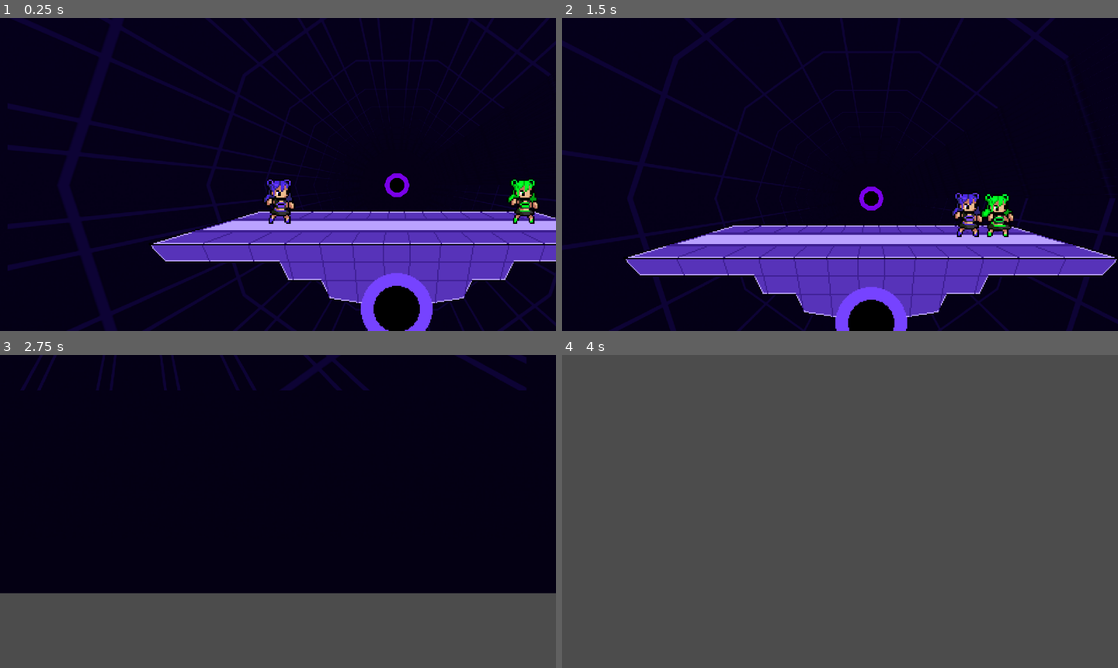
Above: before the commit, frames 1-4 (two rows, left to right).
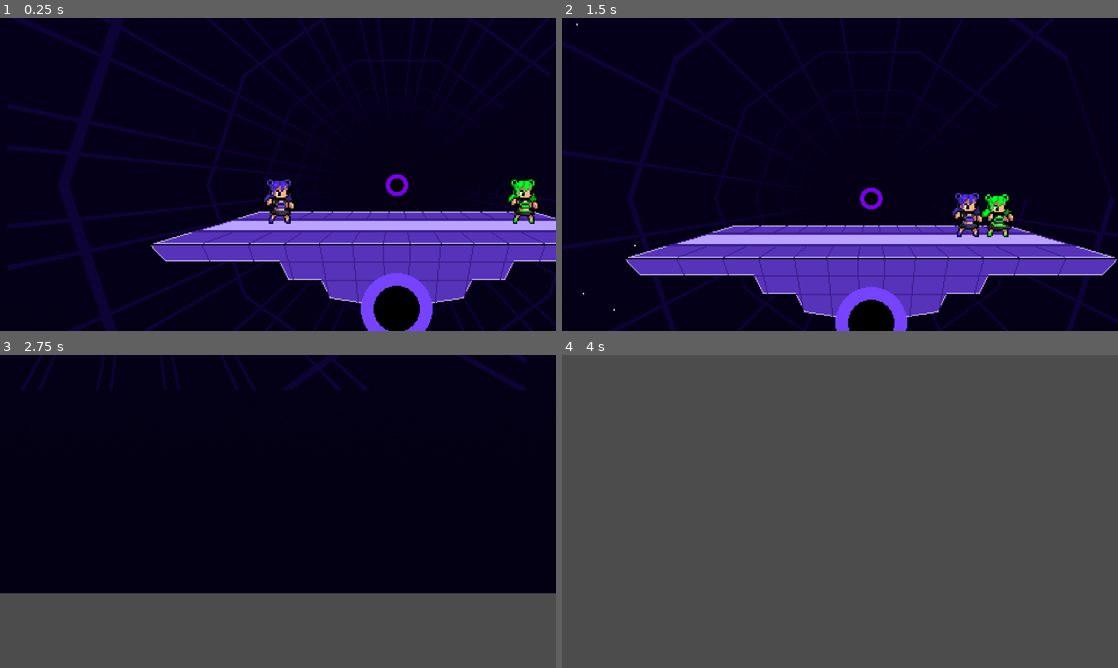
Above: after the commit, the same moments.

Repository: Logn35/SmashBox
Game: Godot game, scene res://Stages/Test Stage.tscn
Two runs of this game, one before a commit and one after it. Both use one fixed random seed, a clock stepped at 60 frames per second and the inputs below.
Inputs:
- Up to frame 1 (0.25 s): no input
- Up to frame 2 (1.5 s): hold D (moveRight) from 0.53 s (still down); tap Space (Jump) at 0.77 s
- Up to frame 3 (2.75 s): tap Space (Jump) at 1.52 s; release D (moveRight) at 2.03 s; hold A (moveLeft) from 2.03 s (still down)
- Up to frame 4 (4 s): release A (moveLeft) at 2.78 s; hold D (moveRight) from 2.78 s (still down); tap Space (Jump) at 3.02, 3.77 s; tap Enter at 3.5 s

The runs differ from the first frame. In frame 1, less than 0.1% of the frame differs, in the area x 69-74%, y 49-58%; in frame 2, less than 0.1%, in the area x 2-58%, y 1-94%; in frame 3, less than 0.1%; in frame 4, nothing differs.

Commit message:
Added stars to the background but turned them off cause it looks bad

Diff:
--- a/Stages/3d Test Background.tscn
+++ b/Stages/3d Test Background.tscn
@@ -96,17 +96,26 @@
 frame_28/texture = ExtResource( 23 )
 frame_28/delay_sec = 0.0
 
-[sub_resource type="SpatialMaterial" id=5]
+[sub_resource type="SpatialMaterial" id=3]
 flags_transparent = true
-albedo_texture = SubResource( 4 )
+albedo_texture = SubResource( 2 )
 uv1_scale = Vector3( 20, 100, 20 )
 
-[sub_resource type="SpatialMaterial" id=6]
+[sub_resource type="SpatialMaterial" id=4]
 vertex_color_is_srgb = true
 albedo_color = Color( 0.403922, 0, 0.807843, 1 )
 
-[sub_resource type="SpatialMaterial" id=7]
+[sub_resource type="SpatialMaterial" id=5]
 albedo_color = Color( 0, 0, 0, 1 )
+
+[sub_resource type="ShaderMaterial" id=6]
+
+[sub_resource type="ParticlesMaterial" id=7]
+emission_shape = 2
+emission_box_extents = Vector3( 2, 2, 10 )
+
+[sub_resource type="CubeMesh" id=8]
+size = Vector3( 0.01, 0.05, 0.05 )
 
 [node name="3d Background" type="Viewport"]
 size = Vector2( 1980, 1080 )
@@ -127,16 +136,29 @@
 outer_radius = 2.0
 sides = 10
 ring_sides = 8
-material = SubResource( 5 )
+material = SubResource( 3 )
 
 [node name="Beep Logo" type="CSGTorus" parent="Background"]
-transform = Transform( 0.5, 4.32443e-21, -9.45134e-29, 0, -4.37114e-08, -0.5, -2.16221e-21, 1, -2.18557e-08, 0, 0, -22.7425 )
+transform = Transform( 0.5, 4.32443e-21, -9.45134e-29, 0, -4.37114e-08, -0.5, -2.16221e-21, 1, -2.18557e-08, 0, 0, -24.3588 )
 inner_radius = 1.509
 outer_radius = 3.01
 sides = 10
-material = SubResource( 6 )
+material = SubResource( 4 )
 
-[node name="CSGCylinder" type="CSGCylinder" parent="Background"]
-transform = Transform( 2.65431e-14, 1.62921e-07, 1, 1, -1.62921e-07, 2.0047e-20, 1.62921e-07, 1, -1.62921e-07, 0.00242853, -0.021235, -22.7171 )
+[node name="Beep Logo Black" type="CSGCylinder" parent="Background"]
+transform = Transform( 2.65431e-14, 1.62921e-07, 1, 1, -1.62921e-07, 2.0047e-20, 1.62921e-07, 1, -1.62921e-07, 0.00242853, -0.021235, -24.3334 )
 sides = 10
-material = SubResource( 7 )
+material = SubResource( 5 )
+
+[node name="Particles" type="Particles" parent="Background"]
+transform = Transform( 0.995707, 0, 0, 0, 2.81284e-08, 0.736712, 0, 0.204469, -1.42145e-07, -6.46686, 0, -0.945493 )
+material_override = SubResource( 6 )
+amount = 400
+lifetime = 4.98
+preprocess = 0.18
+speed_scale = 1.01
+explosiveness = 0.04
+randomness = 0.93
+visibility_aabb = AABB( -3.88129, -4, -4.21924, 7.76258, 8, 8 )
+process_material = SubResource( 7 )
+draw_pass_1 = SubResource( 8 )
--- /dev/null
+++ b/Stages/MultiMeshInstance.gd
@@ -0,0 +1,16 @@
+extends MultiMeshInstance
+
+
+# Declare member variables here. Examples:
+# var a = 2
+# var b = "text"
+
+
+# Called when the node enters the scene tree for the first time.
+func _ready():
+	pass # Replace with function body.
+
+
+# Called every frame. 'delta' is the elapsed time since the previous frame.
+#func _process(delta):
+#	pass
--- a/Stages/Test Stage.tscn
+++ b/Stages/Test Stage.tscn
@@ -1,8 +1,7 @@
-[gd_scene load_steps=15 format=2]
+[gd_scene load_steps=14 format=2]
 
 [ext_resource path="res://Assets/Stage Tiles/SolidTiles.tscn" type="PackedScene" id=1]
 [ext_resource path="res://Assets/Stage Tiles/Ledge.tscn" type="PackedScene" id=2]
-[ext_resource path="res://Assets/Stage Tiles/PlatformBlock.tscn" type="PackedScene" id=3]
 [ext_resource path="res://Assets/Stage Tiles/PlayerSpawner.tscn" type="PackedScene" id=4]
 [ext_resource path="res://Actors/TestCharacter.tscn" type="PackedScene" id=5]
 [ext_resource path="res://Game Engine Objects/Game Engine.tscn" type="PackedScene" id=6]
@@ -23,7 +22,7 @@
 render_target_v_flip = true
 
 [node name="Background" type="Sprite" parent="."]
-position = Vector2( 495, 268 )
+position = Vector2( 494, 268 )
 scale = Vector2( 2.58335, 2.58335 )
 texture = ExtResource( 12 )
 
@@ -41,45 +40,29 @@
 position = Vector2( 480, 273 )
 texture = ExtResource( 9 )
 
-[node name="Platform Block" parent="." instance=ExtResource( 3 )]
-visible = false
-position = Vector2( 427, 200 )
-
-[node name="Platform Block2" parent="." instance=ExtResource( 3 )]
-visible = false
-position = Vector2( 459, 200 )
-
-[node name="Platform Block3" parent="." instance=ExtResource( 3 )]
-visible = false
-position = Vector2( 485, 200 )
-
-[node name="Platform Block4" parent="." instance=ExtResource( 3 )]
-visible = false
-position = Vector2( 517, 200 )
-
 [node name="Ledge" parent="." instance=ExtResource( 2 )]
 visible = false
-position = Vector2( 416, 160 )
+position = Vector2( 797, 323 )
 
 [node name="Ledge2" parent="." instance=ExtResource( 2 )]
 visible = false
-position = Vector2( 64, 160 )
+position = Vector2( 161, 322 )
 
 [node name="PlayerSpawner" parent="." instance=ExtResource( 4 )]
 visible = false
-position = Vector2( 176, 144 )
+position = Vector2( 390, 307 )
 
 [node name="PlayerSpawner2" parent="." instance=ExtResource( 4 )]
 visible = false
-position = Vector2( 304, 144 )
+position = Vector2( 550, 307 )
 
 [node name="PlayerSpawner3" parent="." instance=ExtResource( 4 )]
 visible = false
-position = Vector2( 96, 144 )
+position = Vector2( 233, 307 )
 
 [node name="PlayerSpawner4" parent="." instance=ExtResource( 4 )]
 visible = false
-position = Vector2( 384, 144 )
+position = Vector2( 726, 307 )
 
 [node name="Game Engine" parent="." instance=ExtResource( 6 )]
 position = Vector2( 244, 139 )
@@ -106,6 +89,8 @@
 editor_draw_limits = true
 editor_draw_drag_margin = true
 
+[node name="ParallaxBackground" type="ParallaxBackground" parent="TestCharacter/Camera2D2"]
+
 [node name="Test Stage Foreground" type="Sprite" parent="."]
 position = Vector2( 480, 273 )
 texture = ExtResource( 7 )
Not shown: 2 places in Stages/3d Test Background.tscn that only renumber resources
